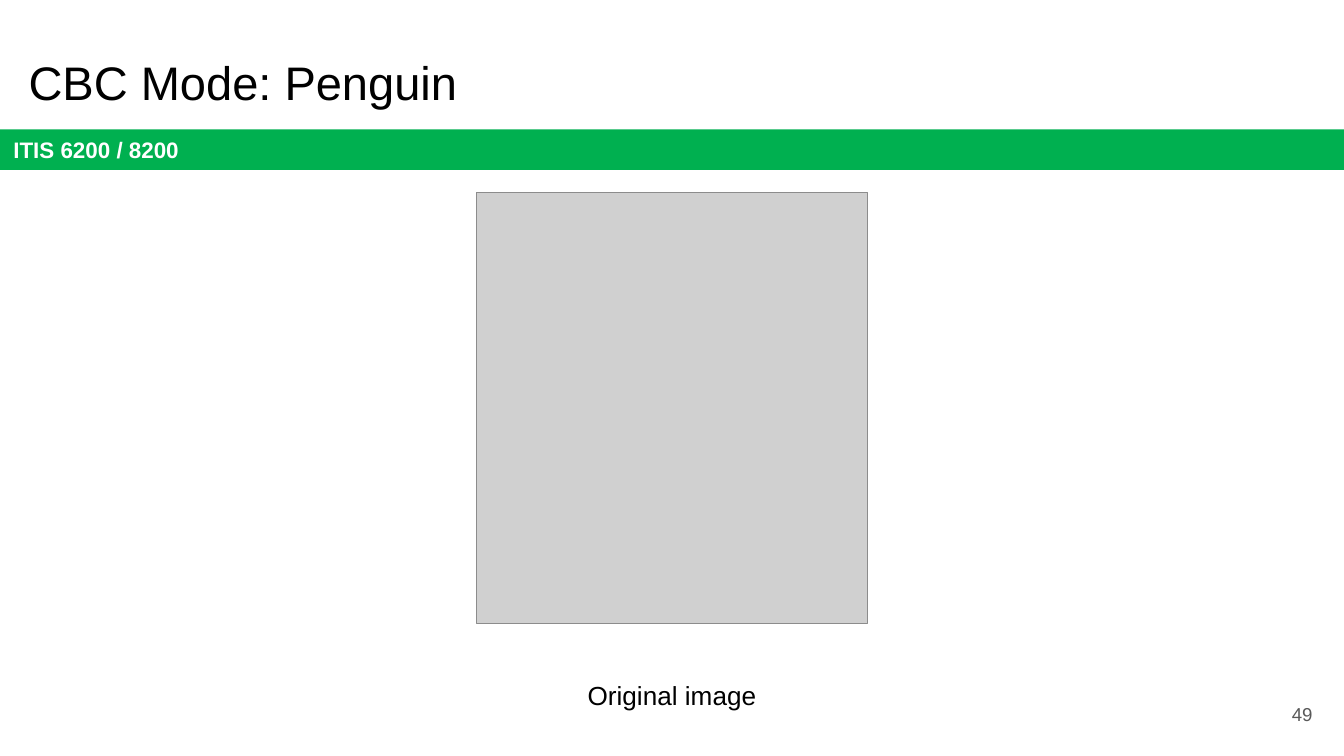
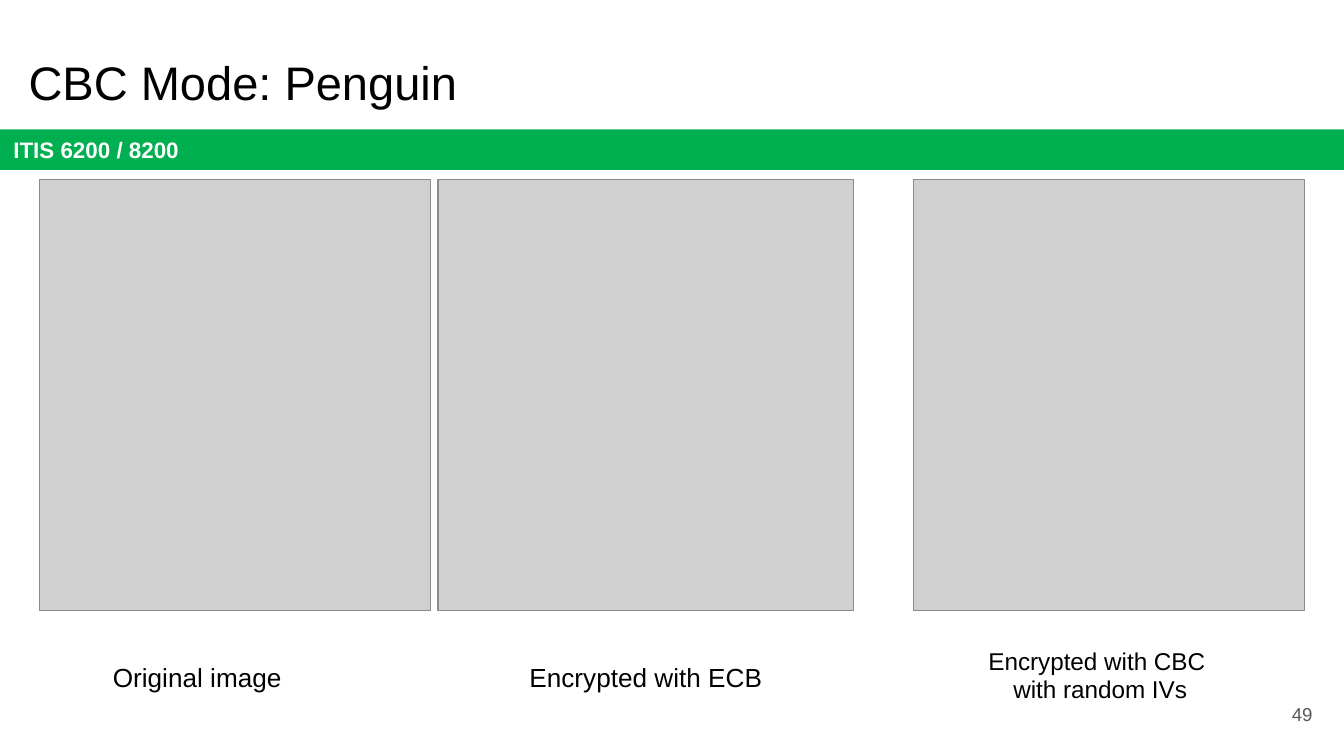
Before and after one commit to jx5c/github.io, a slide deck: slide 49 of teaching/ITIS6200/2023fa/lectures/lec03.pptx. Drawn at 1344x756 pixels with LibreOffice and Linux fonts; fonts in the diff are those of the drawing; grey boxes stand for pictures. Boxes give left, top, right and bottom in pixels: in the first picture for what was removed or moved away, otherwise in the second. Text is boxed around its words. In the diff, an @@ line names an element or a change of style, - is before the commit and + after.

```diff
--- a/teaching/ITIS6200/2023fa/lectures/lec03.pptx
+++ b/teaching/ITIS6200/2023fa/lectures/lec03.pptx
@@ picture: place and size @@
-picture at [476, 192, 867, 624]
+picture at [39, 180, 430, 612]
@@ picture added at [438, 180, 853, 612] @@
@@ picture added at [914, 180, 1305, 612] @@
@@ text "Original image": place and size @@
-text "Original image" at [588, 686, 756, 711]
+text "Original image" at [113, 668, 281, 693]
@@ text "Original image" at [113, 668, 281, 693]: line spacing 1.05 to 1.15; less space between paragraphs @@
@@ text added at [988, 652, 1205, 699], 12.9 pt, text #000000 @@
+Encrypted with CBC
+with random IVs
@@ text added at [529, 668, 762, 693], 14 pt, text #000000 @@
+Encrypted with ECB
```
Also in this commit, not shown: 2 other slides changed, 1 slide added, 1 slide removed, 1 other file.
